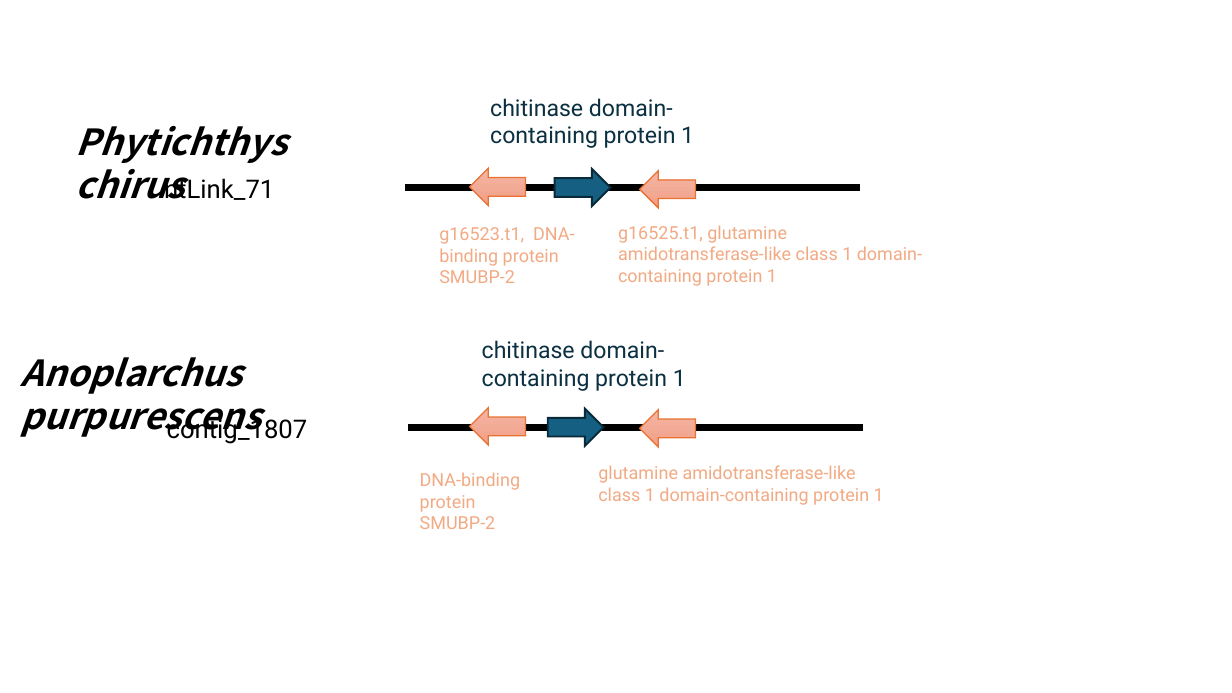
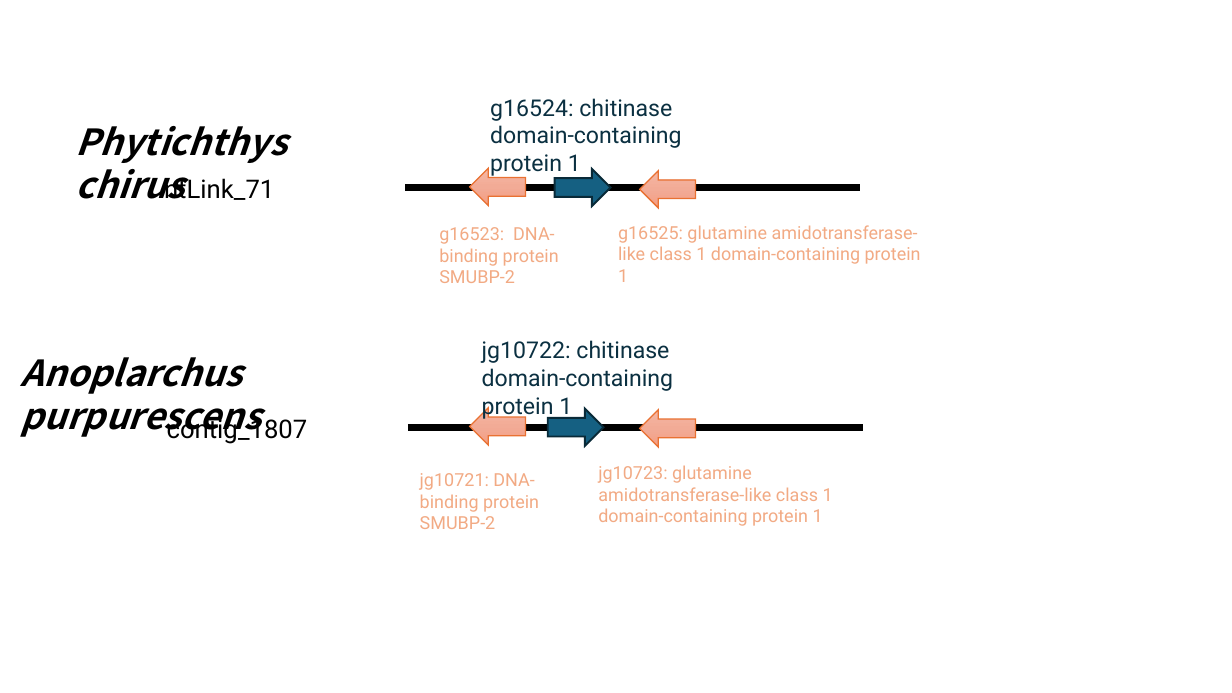
Before and after one commit to jyw-atgithub/fish-genome, a slide deck: slide 2 of synteny.pptx. Drawn at 1232x693 pixels with LibreOffice and Linux fonts; fonts in the diff are those of the drawing. Boxes give left, top, right and bottom in pixels: in the first picture for what was removed or moved away, otherwise in the second. Text is boxed around its words. In the diff, an @@ line names an element or a change of style, - is before the commit and + after.

Commit message:
chitinase

```diff
--- a/synteny.pptx
+++ b/synteny.pptx
@@ text at [490, 98, 681, 176]: text changed @@
-chitinase domain-containing protein 1
+g16524: chitinase domain-containing protein 1
@@ text at [439, 227, 559, 283]: text changed @@
-g16523.t1, DNA-binding protein SMUBP-2
+g16523: DNA-binding protein SMUBP-2
@@ text at [618, 225, 921, 282]: text changed @@
-g16525.t1, glutamine amidotransferase-like class 1 domain-containing protein 1
+g16525: glutamine amidotransferase-like class 1 domain-containing protein 1
@@ text at [482, 340, 673, 419]: text changed @@
-chitinase domain-containing protein 1
+jg10722: chitinase domain-containing protein 1
@@ text at [420, 473, 539, 529]: text changed @@
-DNA-binding protein SMUBP-2
+jg10721: DNA-binding protein SMUBP-2
@@ text at [598, 465, 833, 526]: text changed @@
-glutamine amidotransferase-like class 1 domain-containing protein 1
+jg10723: glutamine amidotransferase-like class 1 domain-containing protein 1
```
Also in this commit, not shown: 3 other slides changed, 1 slide added, 5 other files.
